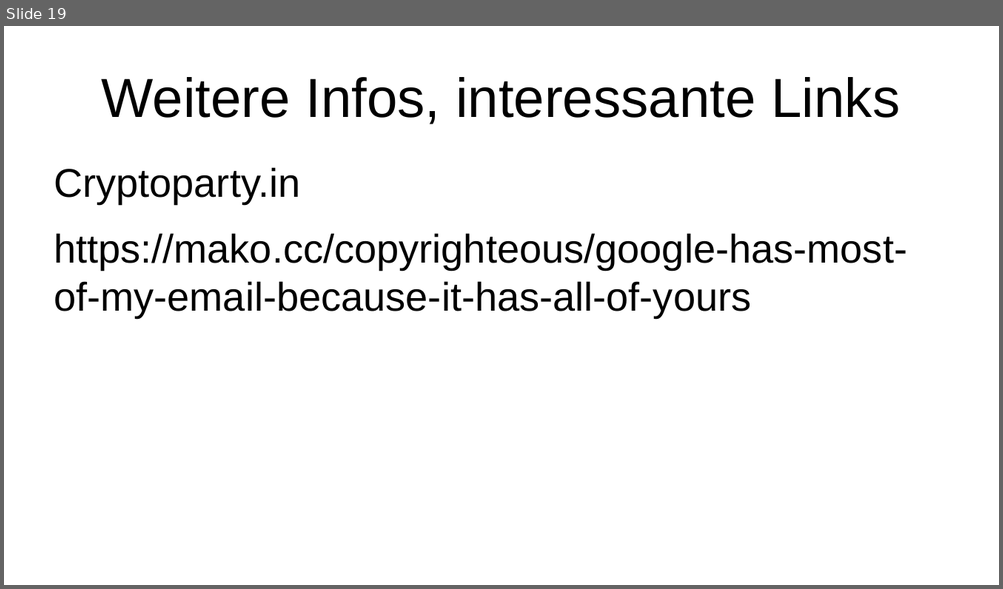
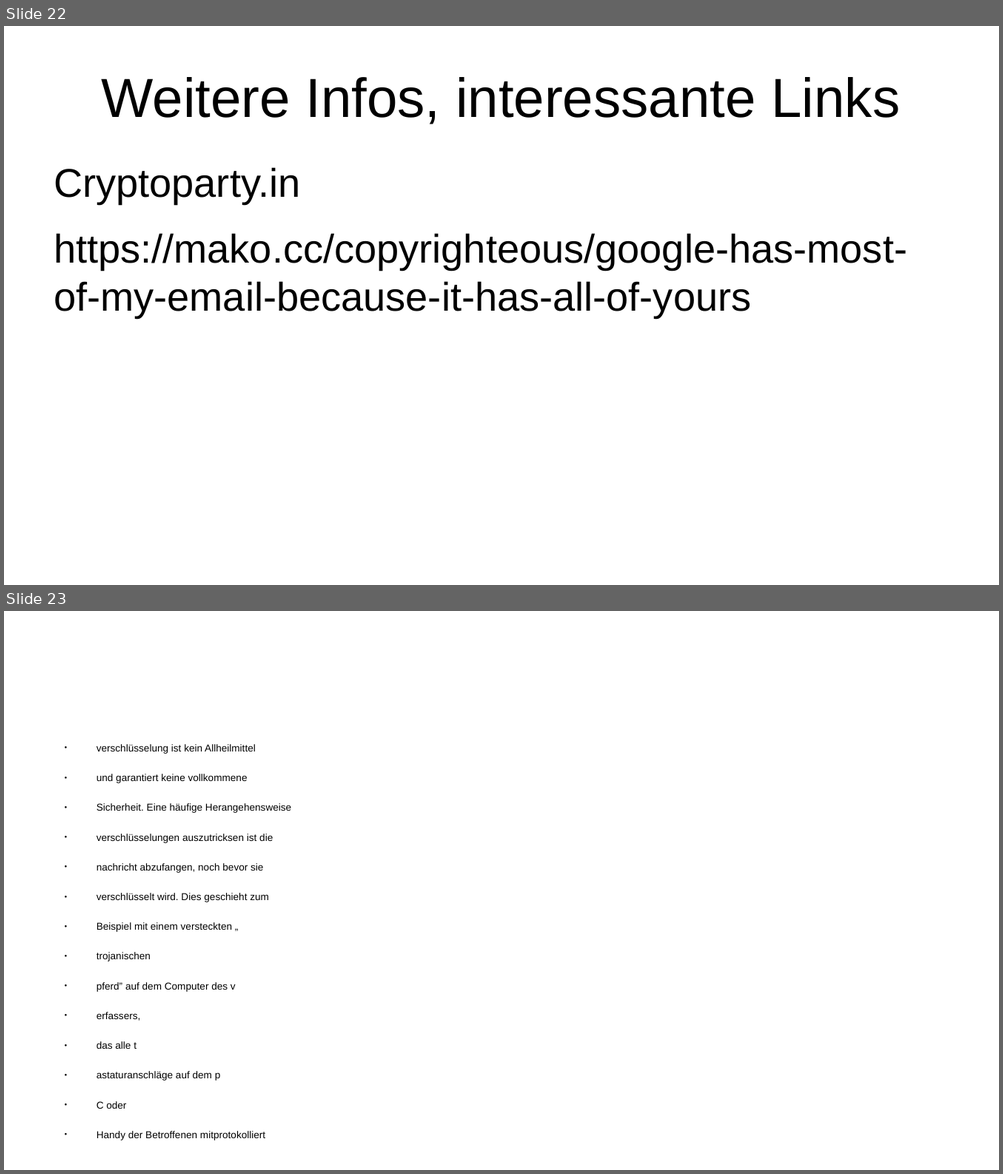
Before and after one commit to binary-bugs/mailVerschluesselung, a slide deck: präsi e-mail verschlüsselung.odp. Shown one above the other, each under a label of ours: slide 19 before the commit, slides 22 and 23 after it. The pictures are 1003x589 and 1003x1174 pixels, drawn with LibreOffice and Linux fonts; fonts in the diff are those of the drawing. Boxes give left, top, right and bottom in pixels: in the first picture for what was removed or moved away, otherwise in the second. Text is boxed around its words. In the diff, an @@ line names an element or a change of style, - is before the commit and + after.

```diff
--- a/präsi e-mail verschlüsselung.odp
+++ b/präsi e-mail verschlüsselung.odp
@@ slide 23 added at <box>4,611,999,1170</box>, background #FFFFFF @@
@@ text added at <box>96,744,291,1141</box>, 8 pt, text #000000 @@
+● verschlüsselung ist kein Allheilmittel
+● und garantiert keine vollkommene
+● Sicherheit. Eine häufige Herangehensweise
+● verschlüsselungen auszutricksen ist die
+● nachricht abzufangen, noch bevor sie
+● verschlüsselt wird. Dies geschieht zum
+● Beispiel mit einem versteckten „
+● trojanischen
+● pferd” auf dem Computer des v
+● erfassers,
+● das alle t
+● astaturanschläge auf dem p
+● C oder
+● Handy der Betroffenen mitprotokolliert
@@ what was slide 19 is now slide 22 @@
```
Also in this commit, not shown: 2 slides changed, 2 other slides added, 4 other files.
